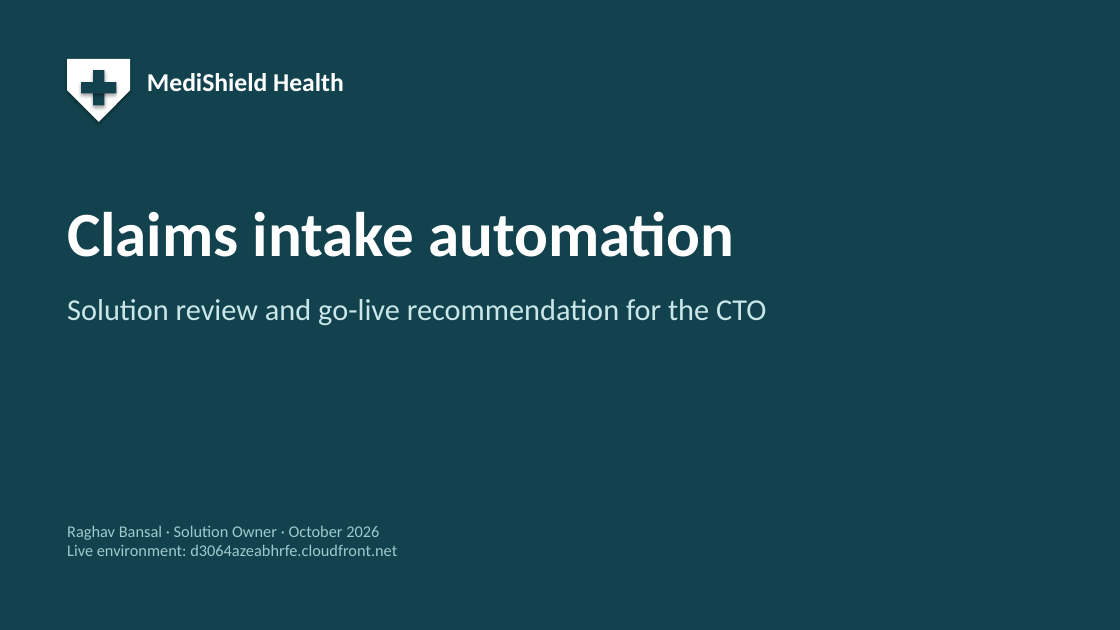
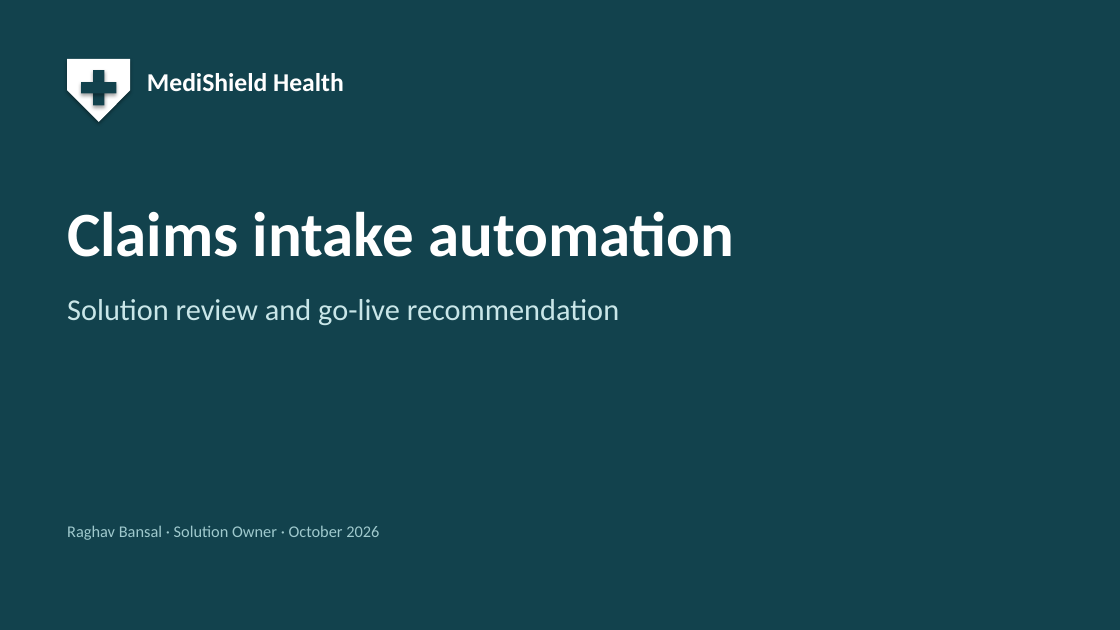
Before and after one commit to raghav010126/Capstone, a slide deck: slide 1 of docs/MediShield_capstone.pptx. Drawn at 1120x630 pixels with LibreOffice and Linux fonts; fonts in the diff are those of the drawing. Boxes give left, top, right and bottom in pixels: in the first picture for what was removed or moved away, otherwise in the second. Text is boxed around its words. In the diff, an @@ line names an element or a change of style, - is before the commit and + after.

```diff
--- a/docs/MediShield_capstone.pptx
+++ b/docs/MediShield_capstone.pptx
@@ text at [67, 299, 619, 325]: text changed @@
-Solution review and go-live recommendation for the CTO
+Solution review and go-live recommendation
@@ text at [67, 544, 397, 556]: paragraph removed @@
-Live environment: d3064azeabhrfe.cloudfront.net
```
Also in this commit, not shown: 8 other slides changed, 3 slides added, 5 slides removed, 1 other file.
